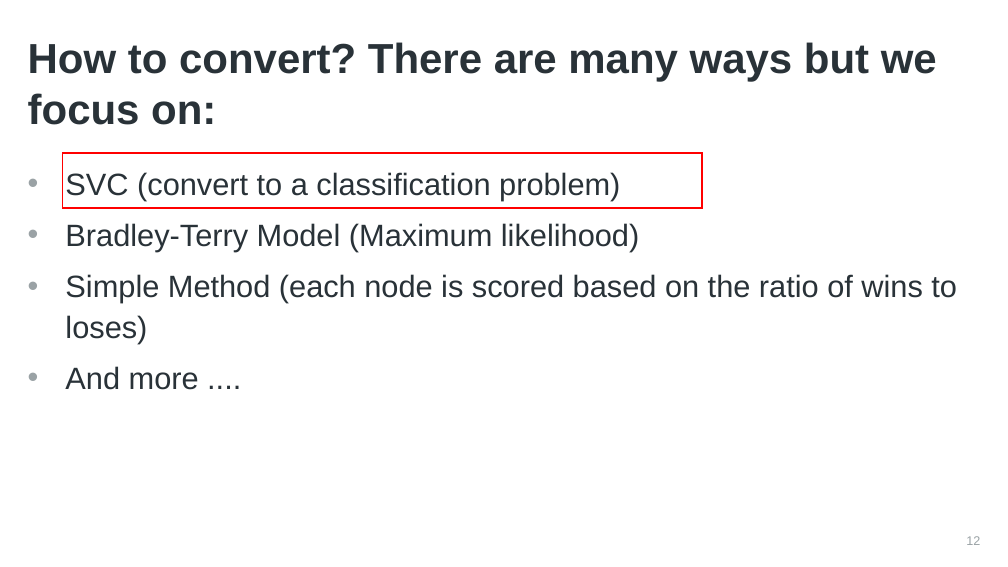
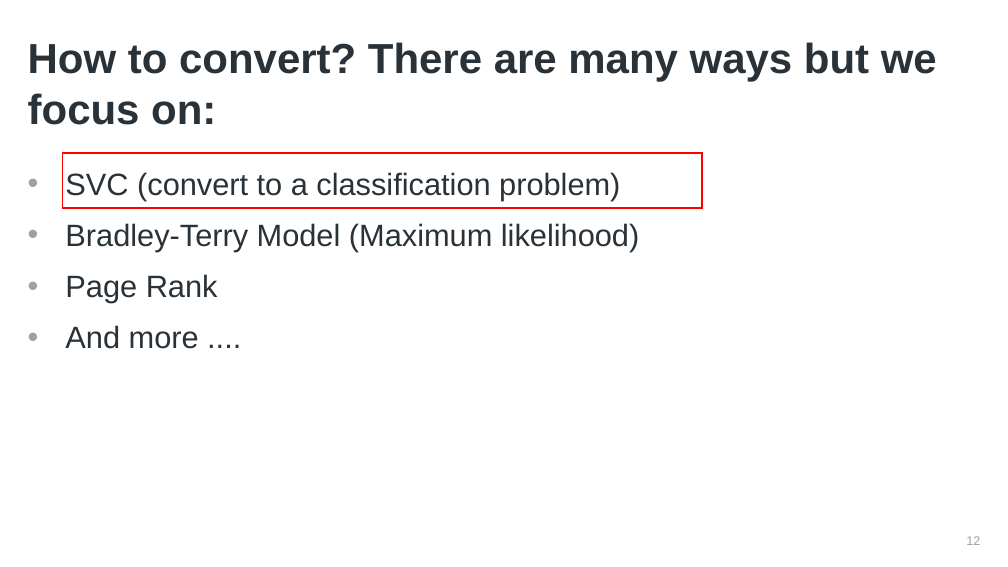
Before and after one commit to nawarhalabi/ranking-svc, a slide deck: slide 12 of presentation.pptx. Drawn at 1008x567 pixels with LibreOffice and Linux fonts; fonts in the diff are those of the drawing. Boxes give left, top, right and bottom in pixels: in the first picture for what was removed or moved away, otherwise in the second. Text is boxed around its words. In the diff, an @@ line names an element or a change of style, - is before the commit and + after.

```diff
--- a/presentation.pptx
+++ b/presentation.pptx
@@ text at (65, 274, 218, 303): text changed @@
-• Simple Method (each node is scored based on the ratio of wins to loses)
+• Page Rank
```
Also in this commit, not shown: 3 other slides changed.
